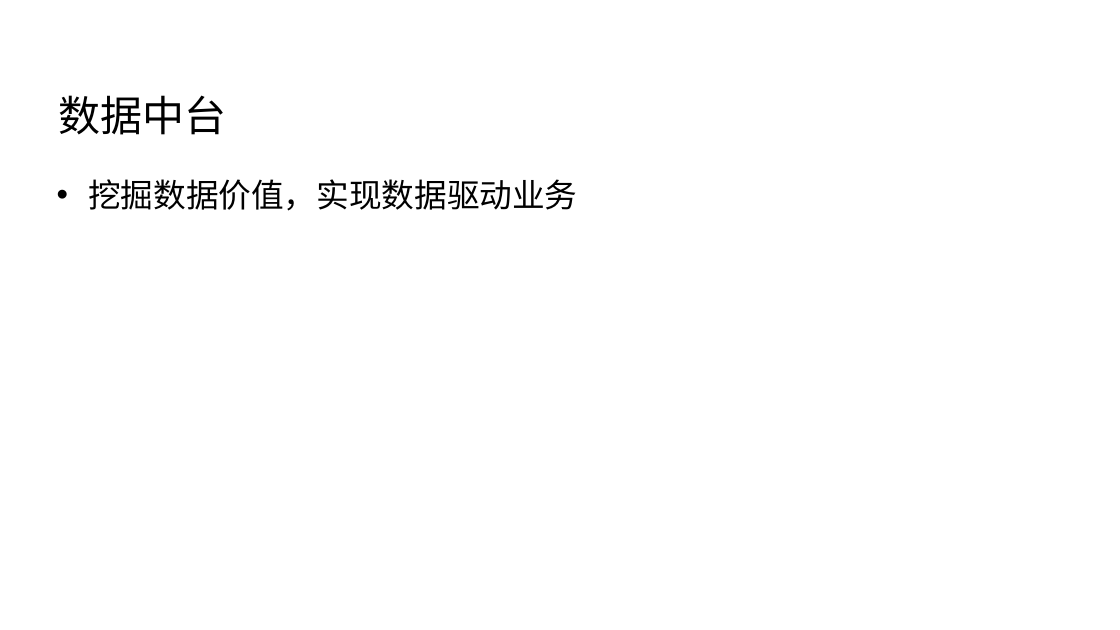
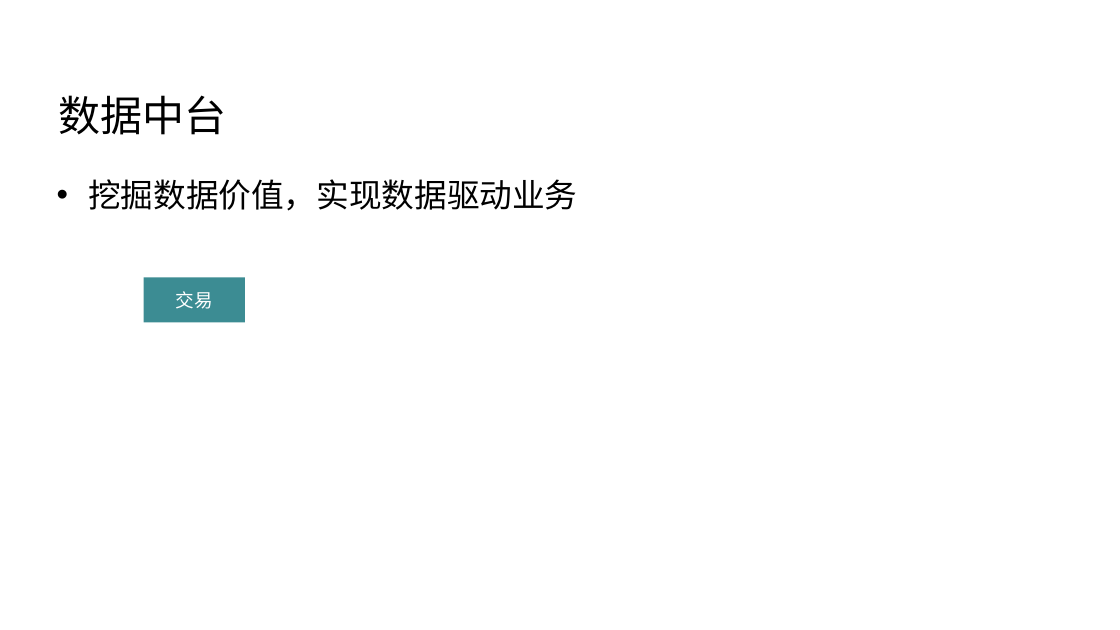
Before and after one commit to Wang-Ray/Wang-Ray.github.io, a slide deck: slide 10 of assets/attachment/关于软件架构 - v2.pptx (slide 9 before the commit). Drawn at 1120x630 pixels with LibreOffice and Linux fonts; fonts in the diff are those of the drawing; background and template pictures are left out. Boxes give left, top, right and bottom in pixels: in the first picture for what was removed or moved away, otherwise in the second. Text is boxed around its words. In the diff, an @@ line names an element or a change of style, - is before the commit and + after.

```diff
--- a/assets/attachment/关于软件架构 - v2.pptx
+++ b/assets/attachment/关于软件架构 - v2.pptx
@@ rectangle added at [144, 277, 245, 322], fill #3C8C93, 16 pt, text #FFFFFF @@
+交易
```
Also in this commit, not shown: 4 other slides changed, 4 slides added, 5 other files.
